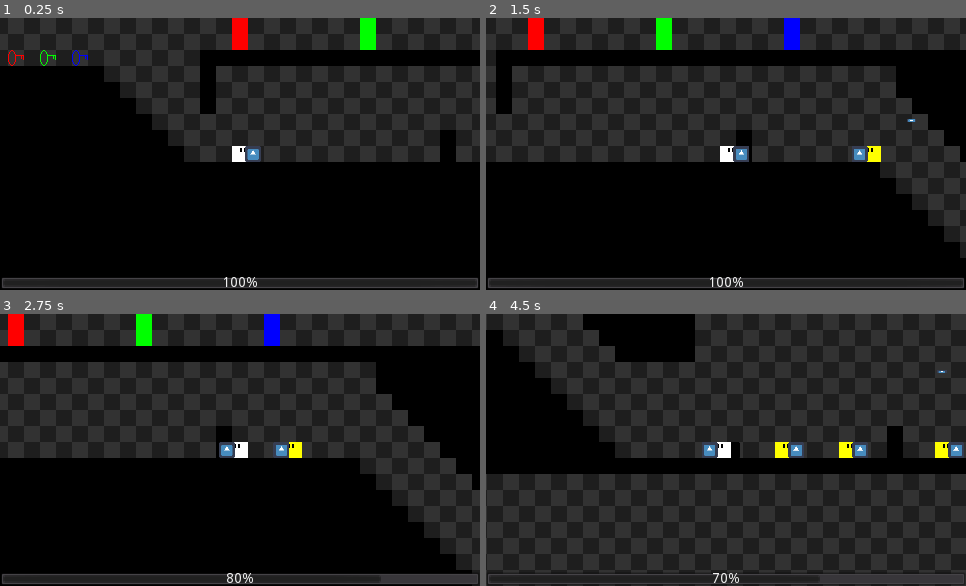
Above: before the commit, frames 1-4 (two rows, left to right).
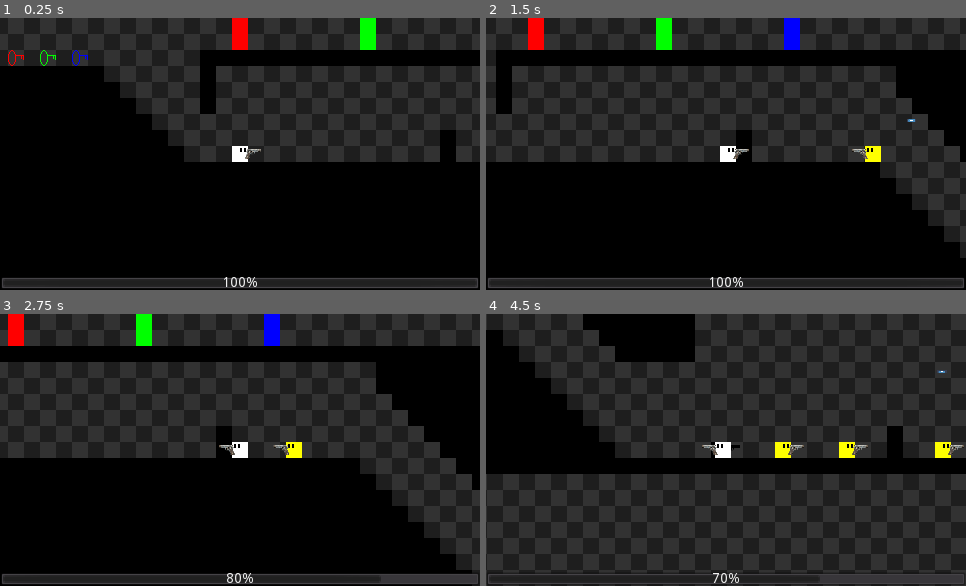
Above: after the commit, the same moments.

Repository: POtOSoftware/Project-Poop-Shit
Game: Godot game, scene res://Levels/dev.tscn
Same seed, same stepped clock (60 frames per second), same inputs: the game is played once before the commit and once after it. The engine's default icon, where the game draws it, is replaced by a stand-in: a white triangle on a blue panel in a dark square.
Inputs:
- Up to frame 1 (0.25 s): no input
- Up to frame 2 (1.5 s): tap Enter at 0.5 s; hold Ctrl (fire) 0.53-1.28 s; hold Right (move_right) from 0.53 s (still down); tap Up (jump) at 0.77 s; tap Ctrl (fire) at 1.35 s
- Up to frame 3 (2.75 s): tap Up (jump) at 1.52 s; release Right (move_right) at 2.03 s; hold Left (move_left) from 2.03 s (still down); hold Ctrl (fire) from 2.03 s (still down)
- Up to frame 4 (4.5 s): release Left (move_left) at 2.78 s; release Ctrl (fire) at 2.78 s; hold Right (move_right) 2.78-4.28 s; tap Ctrl (fire) at 2.85, 4.35 s; tap Up (jump) at 3.02, 3.77 s; hold Ctrl (fire) 3.53-4.28 s; hold Left (move_left) from 4.28 s (still down)

The runs differ from the first frame. In frame 1, 0.2% of the frame differs, in the area x 51-55%, y 47-53%; in frame 2, 0.4%; in frame 3, 0.4%; in frame 4, 0.9%, in the area x 45-100%, y 47-53%.

Commit message:
add pistol sprite
and player gets the flippable node treatment

Diff:
--- a/Assets/Gun/Gun.gd
+++ b/Assets/Gun/Gun.gd
@@ -7,6 +7,7 @@
 var current_weapon
 var can_fire = true
 var damage = 0
+var parent: Node2D
 
 onready var gun_sprite = $GunSprite
 onready var fire_point = $FirePoint
@@ -17,7 +18,7 @@
 		fire_rate = 0.33,
 		num_projectiles = 1,
 		projectile = preload("res://Assets/Bullet/Bullet.tscn"),
-		sprite = preload("res://icon.png")
+		sprite = preload("res://Sprites/guns/pistol.png")
 	},
 	"smg" : {
 		damage = 5,
@@ -40,6 +41,11 @@
 	}
 }
 
+func _ready():
+	# so it's not grabbing the parent every time it creates a bullet
+	# just do it once here and save it
+	parent = get_parent()
+
 func set_weapon(new_weapon: String) -> void:
 	current_weapon = new_weapon
 	gun_sprite.texture = weapons[new_weapon].sprite
@@ -54,8 +60,7 @@
 	for i in num_projectiles:
 		var projectile_instance = weapons[current_weapon].projectile.instance()
 		projectile_instance.position = fire_point.global_position
-		# looks weird but it works so nyaaaaaa :p
-		projectile_instance.direction = Vector2.RIGHT * scale.x
+		projectile_instance.direction = Vector2.RIGHT * parent.scale.x # looks weird but it works so nyaaaaaa :p
 		projectile_instance.gun_damage = weapons[current_weapon].damage
 		projectile_instance.set_exclude(_exclude)
 		get_tree().get_root().add_child(projectile_instance)
--- a/Enemies/YellowGuy.gd
+++ b/Enemies/YellowGuy.gd
@@ -220,7 +220,8 @@
 
 	# still faces the wrong direction in collision debug view
 	# BUT IT WORKS WHO CARES :33333
-	gun.scale.x = flippable.scale.x
+	# turns out i shouldve cared, cause then sprites would face the wrong direction
+	#gun.scale.x = flippable.scale.x
 	is_flipped = value
 
 func _on_PlayerDetection_body_entered(body):
--- a/Player/Player.gd
+++ b/Player/Player.gd
@@ -5,6 +5,7 @@
 # Game-specific vars
 export var health : int = 100
 export var can_move : bool = true
+export var is_flipped: bool = false
 export(String, "pistol", "smg", "assault_rifle", "death_lazer") var current_weapon = "pistol"
 
 var can_die : bool = true
@@ -55,11 +56,12 @@
 
 # node onready vars
 onready var sprite = $Sprite
-onready var gun = $Gun
+onready var gun = $Flippable/Gun
 onready var health_bar = $UILayer/UI/HealthBar
 onready var message_label = $UILayer/UI/MessageLabel
 onready var message_timer = $MessageTimer
 onready var animation = $AnimationPlayer
+onready var flippable = $Flippable
 
 # key variables (not pretty but im too lazy to have a proper key pickup system)
 export var has_red_key : bool = false
@@ -98,6 +100,16 @@
 	can_die = false
 	queue_free()
 
+func flip_node(value: bool):
+	if value:
+		sprite.set_flip_h(true)
+		flippable.scale.x = -1
+	else:
+		sprite.set_flip_h(false)
+		flippable.scale.x = 1
+
+	is_flipped = value
+
 func _physics_process(delta):
 	acc.x = 0
 
@@ -113,16 +125,18 @@
 
 	if Input.is_action_pressed("move_left"):
 		acc.x = -max_acceleration
-		sprite.set_flip_h(true)
-		gun.scale.x = -1
+		flip_node(true)
+		#sprite.set_flip_h(true)
+		#gun.scale.x = -1
 		#gun.rotation_degrees = 180
-		gun.position.x = -13
+		#gun.position.x = -13
 	if Input.is_action_pressed("move_right"):
 		acc.x = max_acceleration
-		sprite.set_flip_h(false)
-		gun.scale.x = 1
+		flip_node(false)
+		#sprite.set_flip_h(false)
+		#gun.scale.x = 1
 		#gun.rotation_degrees = 0
-		gun.position.x = 13
+		#gun.position.x = 13
 
 
 	# Check for ground jumps when we can hold jump
--- a/Player/Player.tscn
+++ b/Player/Player.tscn
@@ -61,7 +61,9 @@
 smoothing_speed = 20.0
 editor_draw_drag_margin = true
 
-[node name="Gun" parent="." instance=ExtResource( 4 )]
+[node name="Flippable" type="Node2D" parent="."]
+
+[node name="Gun" parent="Flippable" instance=ExtResource( 4 )]
 position = Vector2( 13, 0 )
 
 [node name="AnimationPlayer" type="AnimationPlayer" parent="."]
Binary file added: Sprites/guns/pistol.png
Not shown, added: Sprites/guns/pistol.png.import
